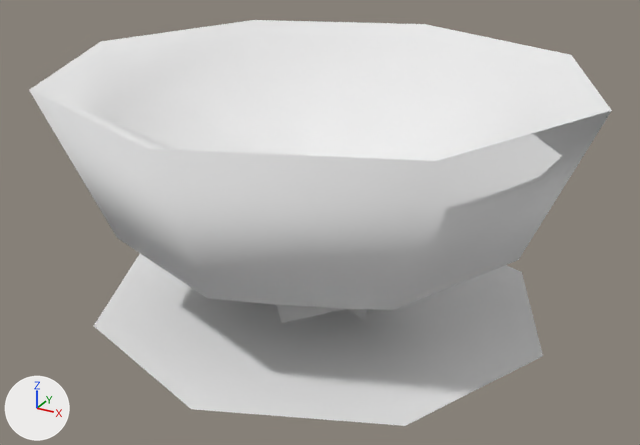
A saved change to the glTF model public/3d/item/model__item__room.ofs_5516_0/5516u_udon00_hs.gltf.
One viewpoint serves both versions: a 50 mm camera at (0.575, -1.046, 0.646) aimed at (0.003, -0.005, 0.126). The lights are fixed; the arrows at lower left show +X, +Y and +Z. The first picture is the older version.

Names of what the first picture shows: '5516u_udon00_hs'.
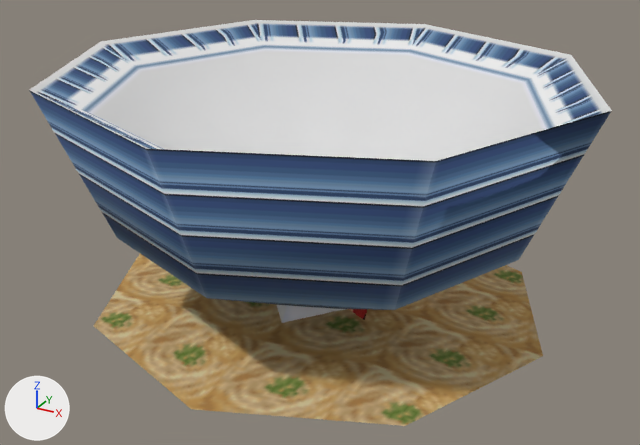
Where the change shows, as pixel boxes (x1, y1, x2, y2) in the pictures (640 x 445 px):
'5516u_udon00_hs', surface changed (darker): (29, 20, 612, 426) in both

What changed in the scene script:
```text
Add img_ucc_udon3:
    img_ucc_udon3 = load_image('ucc_udon3', '_unpacked/ucc_udon3', 32, 32, 'sRGB')
Add img_ucc_udon0:
    img_ucc_udon0 = load_image('ucc_udon0', '_unpacked/ucc_udon0', 16, 32, 'sRGB')
Change mat_ucc_udon0:
    where n0 = _N.new('ShaderNodeBsdfPrincipled'); n0.name = 'Principled BSDF'
    remove n0.inputs[0].default_value = (0.804, 0.804, 0.804, 1.0)  # 'Base Color', white #e8e8e8
    add n2 = _N.new('ShaderNodeMix'); n2.name = 'Mix'
    add n2.data_type = 'RGBA'
    add n2.blend_type = 'MULTIPLY'
    add n2.inputs[0].default_value = 1.0  # 'Factor'
    add n2.inputs[7].default_value = (0.804, 0.804, 0.804, 1.0)  # 'B', white #e8e8e8
    add n3 = _N.new('ShaderNodeTexImage'); n3.name = 'Image Texture'
    add n3.image = img_ucc_udon0
    add _L.new(n2.outputs[2], n0.inputs[0])  # 'Result' to 'Base Color'
    add _L.new(n3.outputs[0], n2.inputs[6])  # 'Color' to 'A'
Change mat_ucc_udon3:
    where n0 = _N.new('ShaderNodeBsdfPrincipled'); n0.name = 'Principled BSDF'
    remove n0.inputs[0].default_value = (0.804, 0.804, 0.804, 1.0)  # 'Base Color', white #e8e8e8
    add n2 = _N.new('ShaderNodeMix'); n2.name = 'Mix'
    add n2.data_type = 'RGBA'
    add n2.blend_type = 'MULTIPLY'
    add n2.inputs[0].default_value = 1.0  # 'Factor'
    add n2.inputs[7].default_value = (0.804, 0.804, 0.804, 1.0)  # 'B', white #e8e8e8
    add n3 = _N.new('ShaderNodeTexImage'); n3.name = 'Image Texture'
    add n3.image = img_ucc_udon3
    add _L.new(n2.outputs[2], n0.inputs[0])  # 'Result' to 'Base Color'
    add _L.new(n3.outputs[0], n2.inputs[6])  # 'Color' to 'A'
```
